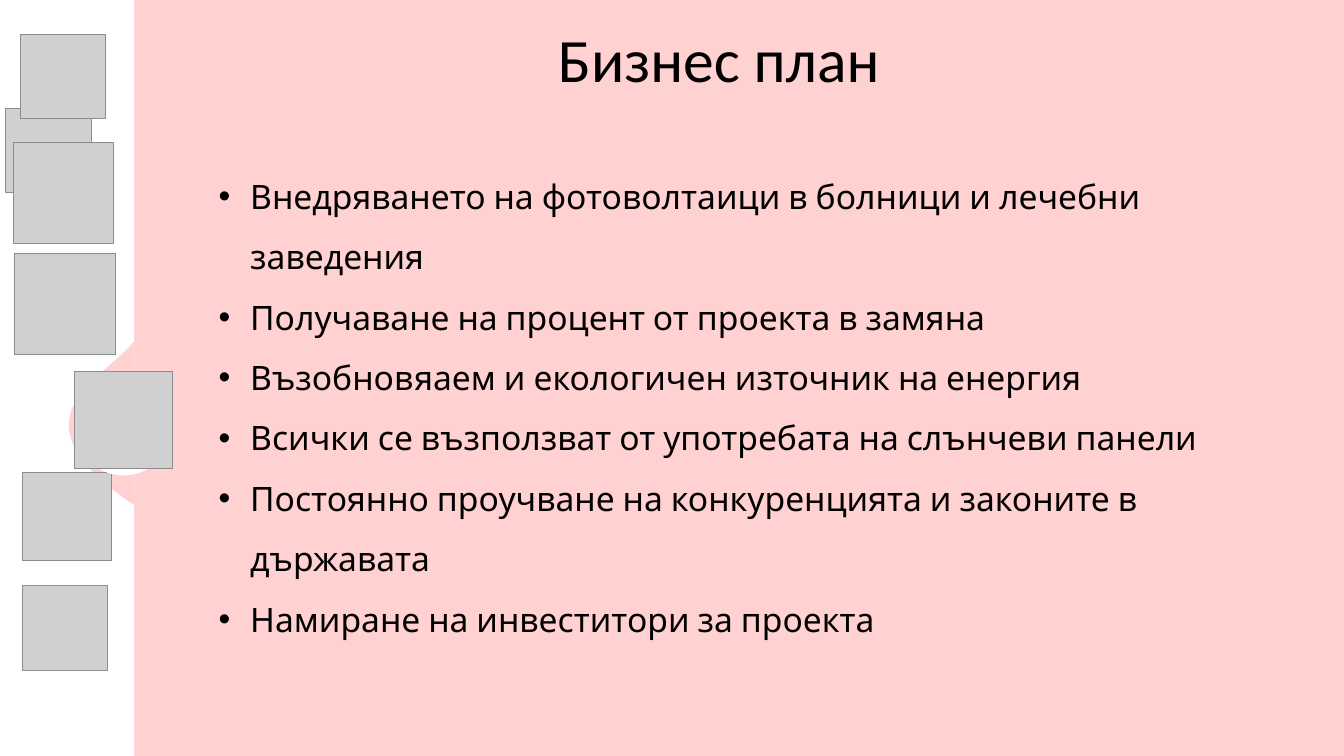
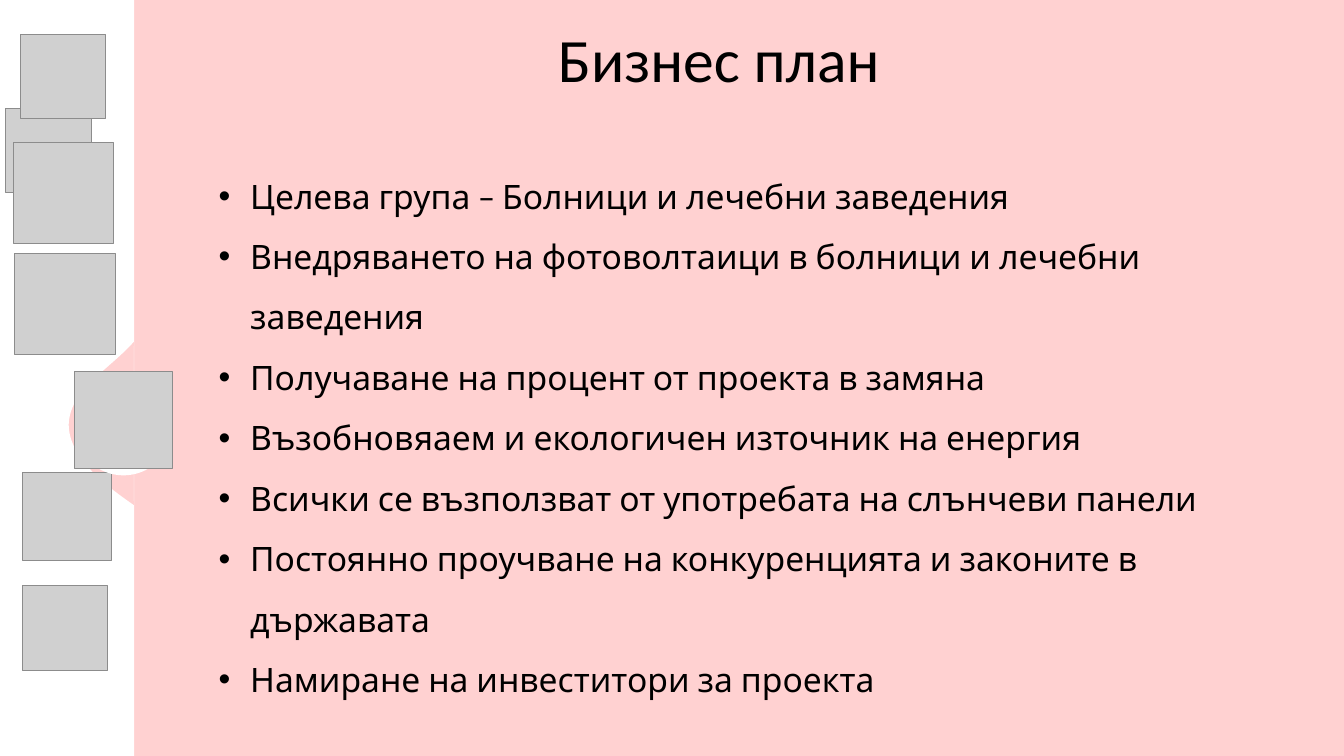
Before and after one commit to Code-Of-The-Future-Hackathon/code-of-the-future-2023-alto, a slide deck: slide 4 of docs/Презентация - AlTo.pptx. Drawn at 1344x756 pixels with LibreOffice and Linux fonts; fonts in the diff are those of the drawing; grey boxes stand for pictures; background and template pictures are left out. Boxes give left, top, right and bottom in pixels: in the first picture for what was removed or moved away, otherwise in the second. Text is boxed around its words. In the diff, an @@ line names an element or a change of style, - is before the commit and + after.

```diff
--- a/docs/Презентация - AlTo.pptx
+++ b/docs/Презентация - AlTo.pptx
@@ text at (x1=250, y1=183, x2=1009, y2=217): paragraph added @@
+• Целева група – Болници и лечебни заведения
```
Also in this commit, not shown: 3 other files.
